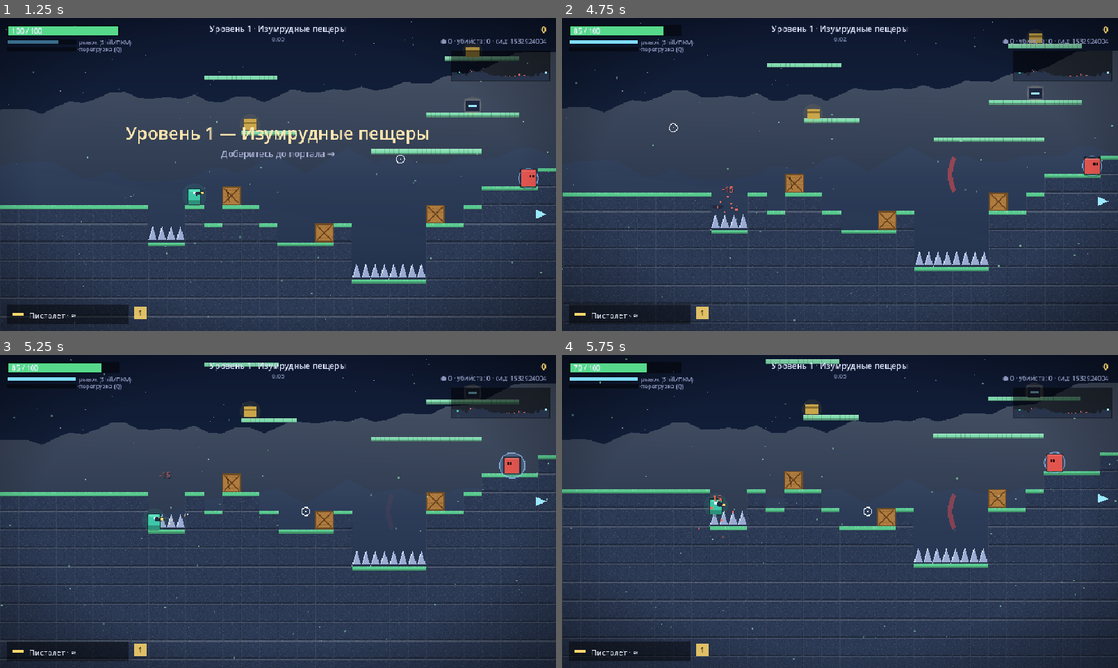
Above: before the commit, frames 1-4 (two rows, left to right).
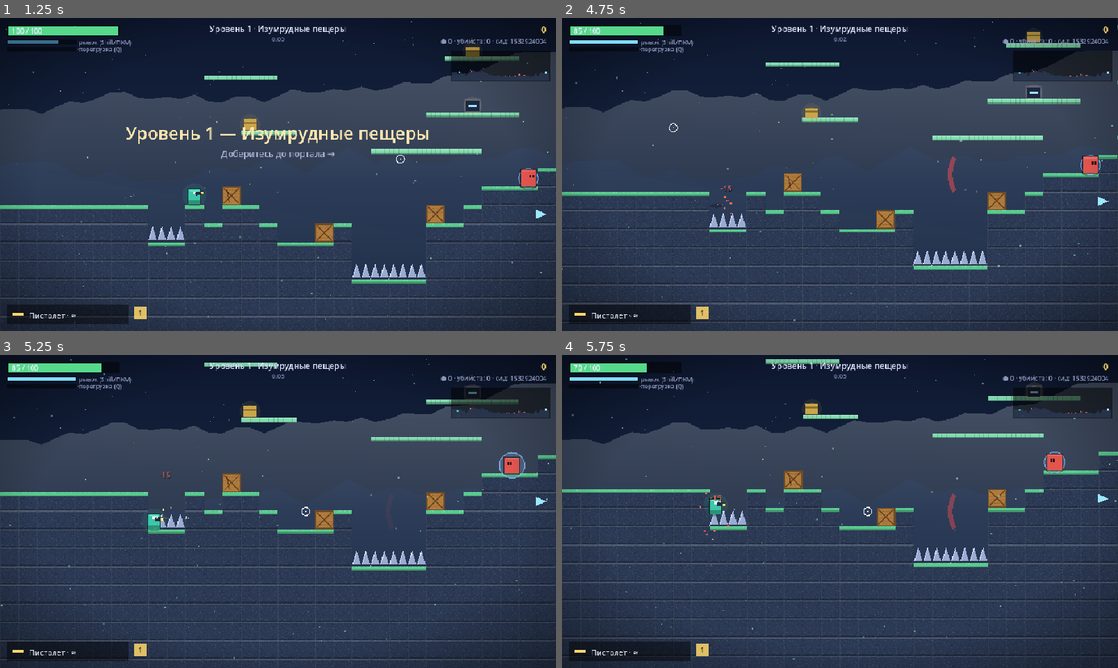
Above: after the commit, the same moments.

Repository: agent-carl/probable-enigma
Game: Godot game, scene res://Main.tscn
The game is run twice, just before and just after one commit, with the same random seed, the same clock (stepped at 60 frames per second) and the same inputs.
Inputs (mouse positions are in pixels of both pictures, inside the frame that each line leads up to):
- Up to frame 1 (1.25 s): tap Enter at 0.5 s; move the mouse to (400, 158) at 0.52 s; hold D from 0.53 s (still down); hold Shift from 0.53 s (still down); click (400, 158) at 0.67 s; tap Space at 0.77, 1.07 s
- Up to frame 2 (4.75 s): move the mouse to (728, 190) at 1.27 s; release D at 1.28 s; release Shift at 1.28 s; hold S 1.28-2.03 s; tap Q at 1.35 s; tap Space at 1.52, 1.82, 3.02, 3.32, 3.5, 3.77, 4.07, 4.52 s; move the mouse to (895, 105) at 2.02 s; hold D 2.03-2.78 s; tap 1 at 2.1 s; move the mouse to (812, 237) at 2.77 s; hold W 2.78-3.53 s; tap P at 2.85 s; click (812, 237) at 2.92 s; move the mouse to (1006, 221) at 3.52 s; hold A from 3.53 s (still down); tap M at 3.6 s; tap Enter at 4.25, 4.35 s; move the mouse to (673, 127) at 4.27 s
- Up to frame 3 (5.25 s): tap Space at 4.82 s; move the mouse to (305, 511) at 5.02 s; release A at 5.03 s; hold S from 5.03 s (still down); tap Keypad Enter at 5.1 s; click (305, 511) at 5.17 s
- Up to frame 4 (5.75 s): keep holding S

Frame 1 is identical in both runs. In frame 2, 6.4% of the frame differs, in the area x 0-100%, y 2-98%; in frame 3, 1.0%; in frame 4, 3.1%.

Commit message:
Juice + optimization: kill-pop rings, landing dust, color caching
Juice:
- Small shockwave ring on every non-boss enemy kill for punchier feedback
- Dust puff when the player lands after a fall

Optimization:
- Memoize _col() hex->Color parsing (called hundreds of times/frame)
- Bullets now store their Color at spawn instead of re-parsing a hex string
  every frame in _draw_bullets

Verified on Godot 4.6.3: parse clean, full suite passes (27 sections);
rendered with 0 errors.

https://claude.ai/code/session_01CUUtNpiNcdpS7KL7R6tZmp

Diff:
--- a/godot/Game.gd
+++ b/godot/Game.gd
@@ -466,8 +466,14 @@
 func _pick(r: RandomNumberGenerator, arr: Array):
 	return arr[r.randi_range(0, arr.size() - 1)]
 
+var _col_cache := {}
 func _col(hex: String) -> Color:
-	return Color(hex)
+	# мемоизация: не парсим один и тот же hex каждый кадр
+	var c = _col_cache.get(hex)
+	if c == null:
+		c = Color(hex)
+		_col_cache[hex] = c
+	return c
 
 func _hash_seed(s: String) -> int:
 	var h := 2166136261
@@ -1327,6 +1333,8 @@
 		if P.stats.lifesteal > 0:
 			P.hp = min(P.maxhp, P.hp + P.stats.lifesteal)
 		burst(en.x + en.w / 2.0, en.y + en.h / 2.0, 16, Color("#ff9d6b"))
+		if not en.get("boss", false):
+			shockwaves.append({ "x": en.x + en.w / 2.0, "y": en.y + en.h / 2.0, "r": 4.0, "max_r": en.w * 1.3, "life": 10.0, "col": Color("#ffd1a8") })
 		var label := "+%d" % gained
 		if mult > 1.0:
 			label += " x%.1f" % mult
@@ -1541,7 +1549,7 @@
 		var b := {
 			"x": cx + cos(a) * 16, "y": cy + sin(a) * 16,
 			"vx": cos(a) * w.spd, "vy": sin(a) * w.spd,
-			"dmg": dmg, "crit": crit, "from": "p", "life": 90, "color": w.color,
+			"dmg": dmg, "crit": crit, "from": "p", "life": 90, "color": _col(w.color),
 		}
 		if is_gren:
 			b["grenade"] = true
@@ -1708,9 +1716,18 @@
 	if st.shield_regen > 0 and P.max_shield > 0 and P.shield < P.max_shield:
 		P.shield = min(P.max_shield, P.shield + st.shield_regen)
 
+	var was_grounded: bool = P.on_ground
+	var pre_vy: float = P.vy
 	collide_entity(P)
 	ride_moving_platforms()
 	check_hazards()
+	# пыль при приземлении после падения
+	if P.on_ground and not was_grounded and pre_vy > 4.5:
+		for _i in range(5):
+			var sx := (rng.randf() - 0.5) * 4.0
+			parts.append({ "x": P.x + P.w / 2.0 + (rng.randf() - 0.5) * P.w, "y": P.y + P.h,
+				"vx": sx, "vy": -rng.randf() * 1.2, "life": 12.0 + rng.randf() * 8.0,
+				"color": Color(0.8, 0.82, 0.7, 0.5), "size": 1.5 + rng.randf() * 2.0, "grav": 0.05 })
 
 	P.aim = (input.aim - Vector2(P.x + P.w / 2.0, P.y + P.h / 2.0)).angle()
 	aim_angle = P.aim
@@ -1753,7 +1770,7 @@
 	bullets.append({
 		"x": x + cos(a) * 8, "y": y + sin(a) * 8,
 		"vx": cos(a) * spd, "vy": sin(a) * spd,
-		"dmg": dmg, "crit": false, "from": "e", "life": 320, "color": color,
+		"dmg": dmg, "crit": false, "from": "e", "life": 320, "color": _col(color),
 	})
 
 func update_enemies() -> void:
@@ -1867,7 +1884,7 @@
 						bullets.append({
 							"x": ecx + cos(a) * (en.w / 2.0 + 4), "y": ecy + sin(a) * (en.w / 2.0 + 4),
 							"vx": cos(a) * spd, "vy": sin(a) * spd,
-							"dmg": en.dmg, "crit": false, "from": "e", "life": 240, "color": "#ff7a6b",
+							"dmg": en.dmg, "crit": false, "from": "e", "life": 240, "color": _col("#ff7a6b"),
 						})
 					burst(ecx + en.dir * (en.w / 2.0 + 6), ecy, 3, Color("#ffb0a0"))
 			else:
@@ -2751,7 +2768,7 @@
 
 func _draw_bullets() -> void:
 	for b in bullets:
-		var col := _col(b.color)
+		var col: Color = b.color
 		if b.get("grenade", false):
 			# граната — вращающийся снаряд со светящимся следом
 			draw_circle(Vector2(b.x, b.y), 6, col)
